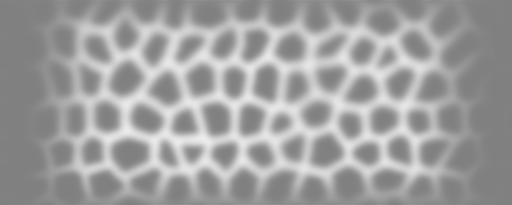
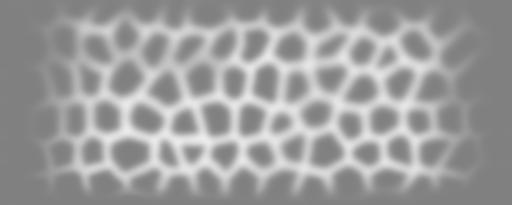
Layered file, before and after one edit (512x205). Changes by layer:
painted on "cellular" over [17, 0, 493, 205]
